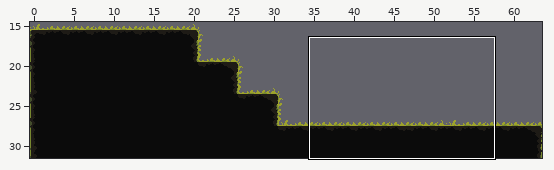
An edit to a level. Tiled map, Tiled/Map2.tmx. Above: a wide view before the commit, with the close-up outlined.
Close-up. As it was:
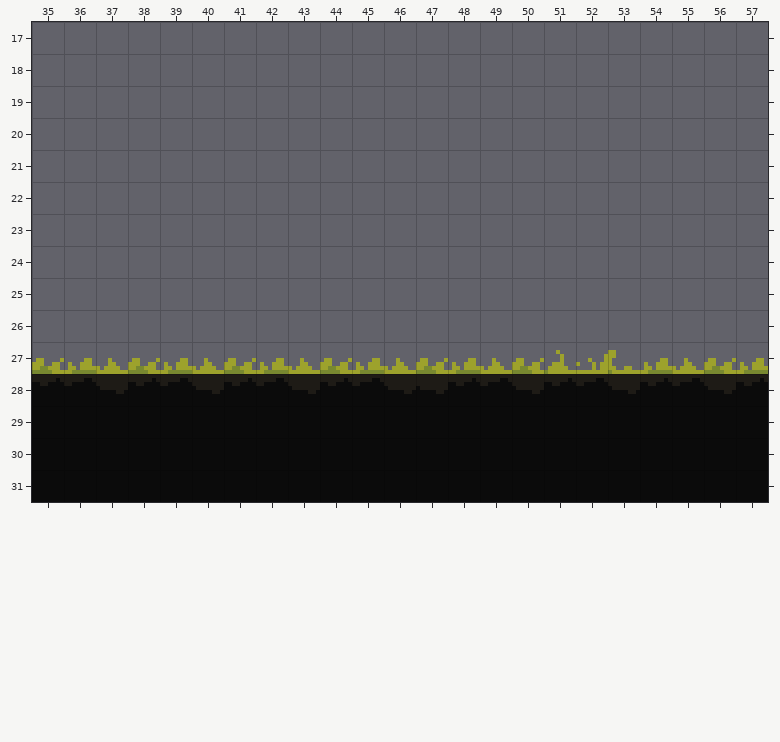
Cells are 8x8 px. Shown: x 35..57, y 17..31.
Now the later version:
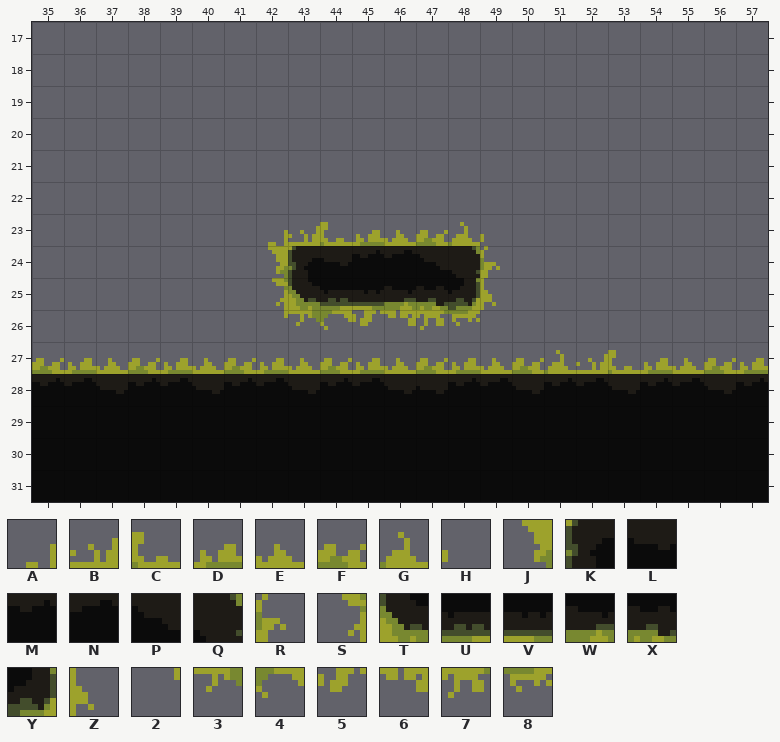
Key: from "Matinho Tileset": A 147, B 148, C 149, D 150, E 151, F 152, G 153, H 154, J 195, K 196, L 197, M 198, N 199, P 200, Q 201, R 202, S 435, T 436, U 437, V 438, W 439, X 440, Y 441, Z 442, 2 483, 3 484, 4 485, 5 486, 6 487, 7 488, 8 489.
_ is an empty cell, . an unchanged one.
Changes in this commit:
--- layer "Ground"
@@ x 42..49 @@
-23 ________
-24 ________
-25 ________
-26 _______.
+23 ABCDEFGH
+24 JKLMNPQR
+25 STUVWXYZ
+26 2345678.
